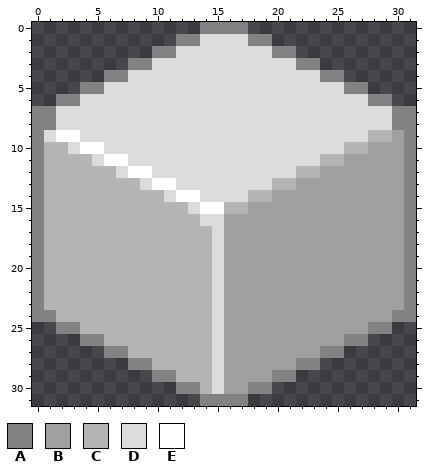
Two versions of one pixel-art file, assets/textures/character/character.ase. Above: the version before the commit.
32x32 pixels, 1 frame.
Palette (. is transparent): A #828282  B #a0a0a0  C #b4b4b4  D #dcdcdc  E #ffffff
Pixels before, first column x 0:
 0 ..............AAAA..............
 1 ............AADDDDAA............
 2 ..........AADDDDDDDDAA..........
 3 ........AADDDDDDDDDDDDAA........
 4 ......AADDDDDDDDDDDDDDDDAA......
 5 ....AADDDDDDDDDDDDDDDDDDDDAA....
 6 ..AADDDDDDDDDDDDDDDDDDDDDDDDAA..
 7 AADDDDDDDDDDDDDDDDDDDDDDDDDDDDAA
 8 AADDDDDDDDDDDDDDDDDDDDDDDDDDDDAA
 9 ADEEDDDDDDDDDDDDDDDDDDDDDDDDCCBA
10 ACCDEEDDDDDDDDDDDDDDDDDDDDCCBBBA
11 ACCCCDEEDDDDDDDDDDDDDDDDCCBBBBBA
12 ACCCCCCDEEDDDDDDDDDDDDCCBBBBBBBA
13 ACCCCCCCCDEEDDDDDDDDCCBBBBBBBBBA
14 ACCCCCCCCCCDEEDDDDCCBBBBBBBBBBBA
15 ACCCCCCCCCCCCDEECCBBBBBBBBBBBBBA
16 ACCCCCCCCCCCCCDDBBBBBBBBBBBBBBBA
17 ACCCCCCCCCCCCCCDBBBBBBBBBBBBBBBA
18 ACCCCCCCCCCCCCCDBBBBBBBBBBBBBBBA
19 ACCCCCCCCCCCCCCDBBBBBBBBBBBBBBBA
20 ACCCCCCCCCCCCCCDBBBBBBBBBBBBBBBA
21 ACCCCCCCCCCCCCCDBBBBBBBBBBBBBBBA
22 ACCCCCCCCCCCCCCDBBBBBBBBBBBBBBBA
23 ACCCCCCCCCCCCCCDBBBBBBBBBBBBBBBA
24 AACCCCCCCCCCCCCDBBBBBBBBBBBBBBAA
25 ..AACCCCCCCCCCCDBBBBBBBBBBBBAA..
26 ....AACCCCCCCCCDBBBBBBBBBBAA....
27 ......AACCCCCCCDBBBBBBBBAA......
28 ........AACCCCCDBBBBBBAA........
29 ..........AACCCDBBBBAA..........
30 ............AACDBBAA............
31 ..............AAAA..............
Now the later version:
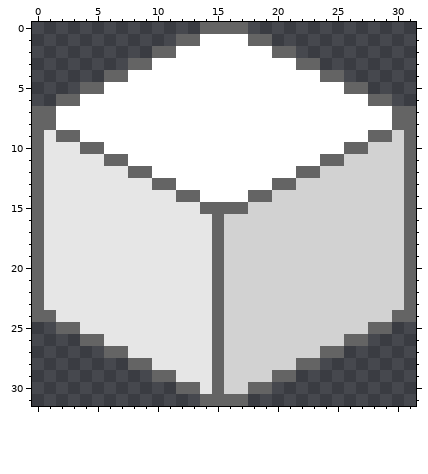
What changed:
colour A: #828282 -> #646464
colour B: #a0a0a0 -> #d2d2d2
colour C: #b4b4b4 -> #e6e6e6
Changed rows in their new state; - is a pixel that keeps its letter.
first column x 1:
 1 -------------EEEE------------
 2 -----------EEEEEEEE----------
 3 ---------EEEEEEEEEEEE--------
 4 -------EEEEEEEEEEEEEEEE------
 5 -----EEEEEEEEEEEEEEEEEEEE----
 6 ---EEEEEEEEEEEEEEEEEEEEEEEE--
 7 -EEEEEEEEEEEEEEEEEEEEEEEEEEEE
 8 -EEEEEEEEEEEEEEEEEEEEEEEEEEEE
 9 CAAEEEEEEEEEEEEEEEEEEEEEEEEAA
10 --CAAEEEEEEEEEEEEEEEEEEEEAA--
11 ----CAAEEEEEEEEEEEEEEEEAA----
12 ------CAAEEEEEEEEEEEEAA------
13 --------CAAEEEEEEEEAA--------
14 ----------CAAEEEEAA----------
15 ------------CAAAA------------
16 -------------CA--------------
17 --------------A--------------
18 --------------A--------------
19 --------------A--------------
20 --------------A--------------
21 --------------A--------------
22 --------------A--------------
23 --------------A--------------
24 --------------A--------------
25 --------------A--------------
26 --------------A--------------
27 --------------A--------------
28 --------------A--------------
29 --------------A--------------
30 --------------A--------------
Changed places in both pictures, as pixel boxes (x1, y1, x2, y2):
changed: (32, 22, 416, 406)
